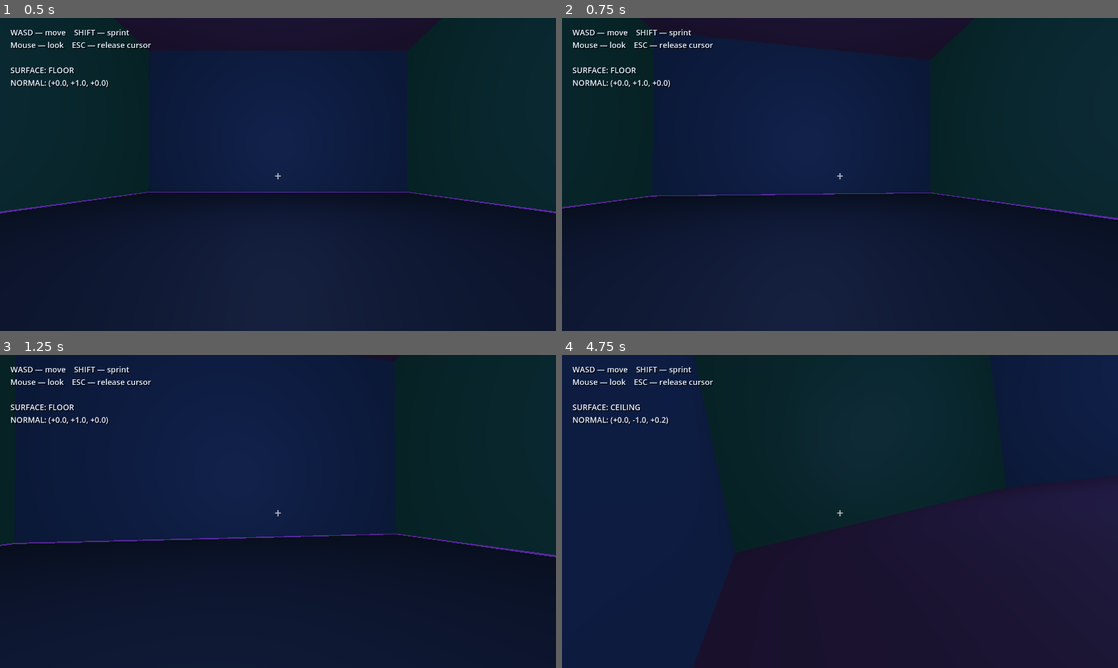
Above: before the commit, frames 1-4 (two rows, left to right).
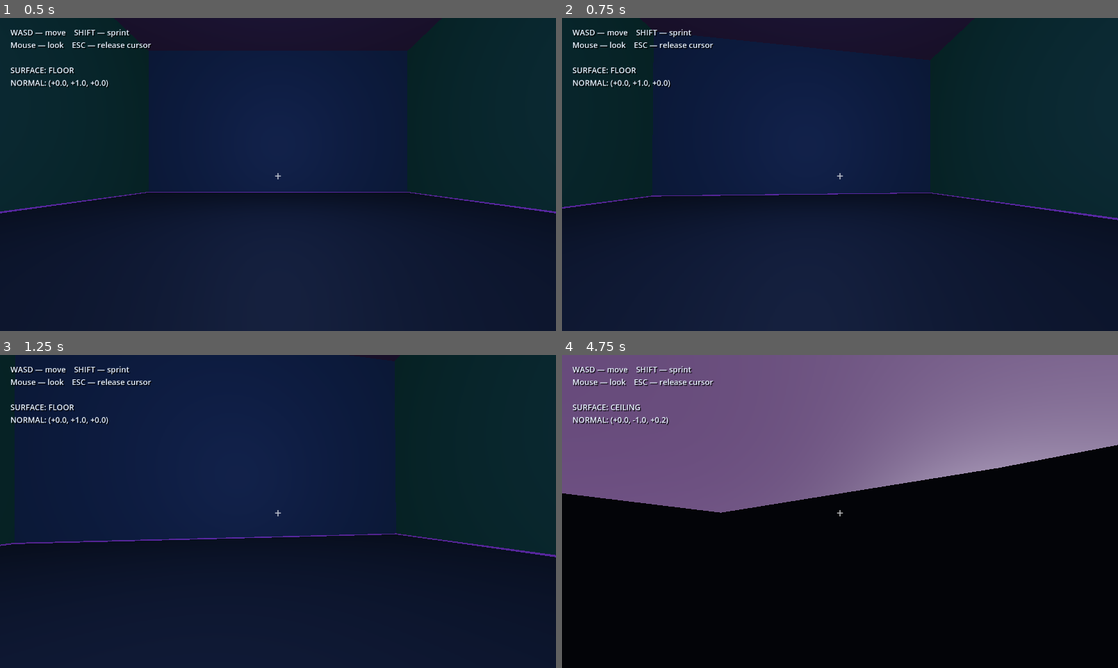
Above: after the commit, the same moments.

Repository: VovaShkrobtak/GD-TEST
Game: Godot game, scene res://scenes/main.tscn
Same seed, same stepped clock (60 frames per second), same inputs: the game is played once before the commit and once after it.
Inputs (mouse positions are in pixels of both pictures, inside the frame that each line leads up to):
- Up to frame 1 (0.5 s): no input
- Up to frame 2 (0.75 s): tap Enter at 0.5 s; move the mouse to (867, 174) at 0.52 s; hold W from 0.53 s (still down); hold Shift from 0.53 s (still down)
- Up to frame 3 (1.25 s): keep holding W; keep holding Shift
- Up to frame 4 (4.75 s): keep holding W; move the mouse to (812, 511) at 1.27 s; release Shift at 1.28 s; tap Shift at 1.35, 2.85, 4.35 s; move the mouse to (851, 505) at 2.02 s; hold Shift 2.03-2.78 s; move the mouse to (834, 517) at 2.77 s; move the mouse to (878, 514) at 3.52 s; hold Shift 3.53-4.28 s; move the mouse to (795, 508) at 4.27 s

Frame 1 is identical in both runs. In frame 2, less than 0.1% of the frame differs, in the area x 0-100%, y 55-65%; in frame 3, less than 0.1%; in frame 4, 100%, in the area x 0-100%, y 0-100%.

Commit message:
Prevent first-person camera clipping through corner walls

Diff:
--- a/scripts/player.gd
+++ b/scripts/player.gd
@@ -25,6 +25,8 @@
 @export var reorientation_speed: float = 8.0
 @export_range(0.0, 1.0, 0.01) var surface_change_dot: float = 0.86
 @export var surface_contact_snap: float = 0.28
+@export var camera_collision_padding: float = 0.06
+@export var camera_collision_radius: float = 0.10
 
 @export_category("Look")
 @export var mouse_sensitivity: float = 0.0023
@@ -42,12 +44,14 @@
 @onready var view_pivot: Node3D = $ViewPivot
 @onready var camera: Camera3D = $ViewPivot/Camera3D
 
-const CAMERA_REST_POSITION := Vector3(0.0, 1.5, 0.0)
+const CAMERA_HEAD_HEIGHT := 1.5
+const CAMERA_REST_POSITION := Vector3(0.0, 0.0, 0.0)
 
 var bob_phase: float = 0.0
 var bob_amount: float = 0.0
 var bob_position_offset := Vector3.ZERO
 var bob_roll: float = 0.0
+var _camera_position := Vector3.ZERO
 
 
 var surface_up: Vector3 = Vector3.UP
@@ -81,6 +85,8 @@
 
     Input.set_mouse_mode(Input.MOUSE_MODE_CAPTURED)
     view_pivot.rotation.x = pitch
+    view_pivot.position = surface_up * CAMERA_HEAD_HEIGHT
+    _camera_position = Vector3.ZERO
 
 
 func _input(event: InputEvent) -> void:
@@ -210,7 +216,56 @@
         apply_floor_snap()
 
     _update_head_bob(delta, planar_speed, is_on_floor())
+    _update_camera_collision()
     _update_surface_name()
+
+
+func _update_camera_collision() -> void:
+    # The camera should sit at the player's head, but never cross a solid
+    # surface. This matters especially at 90-degree corners where the capsule
+    # may remain valid while the camera's offset would place its origin behind
+    # a wall.
+    view_pivot.position = surface_up * CAMERA_HEAD_HEIGHT
+
+    var desired_local := bob_position_offset
+    var desired_world := view_pivot.global_transform * desired_local
+    var anchor_world := view_pivot.global_position
+
+    var query := PhysicsRayQueryParameters3D.create(
+        anchor_world,
+        desired_world
+    )
+    query.collision_mask = 1
+    query.collide_with_bodies = true
+    query.collide_with_areas = false
+    query.exclude = [self]
+
+    var hit := get_world_3d().direct_space_state.intersect_ray(query)
+
+    var safe_world := desired_world
+
+    if not hit.is_empty():
+        var hit_position: Vector3 = hit.position
+        var direction := desired_world - anchor_world
+
+        if direction.length_squared() > 0.000001:
+            var length := direction.length()
+            var safe_distance := maxf(
+                0.0,
+                hit_position.distance_to(anchor_world) - camera_collision_padding
+            )
+            safe_distance = minf(safe_distance, length)
+            safe_world = anchor_world + direction.normalized() * safe_distance
+
+    # Camera3D is at local origin of the pivot; convert the collision-safe
+    # world point back into pivot space and apply only the head-bob offset.
+    var safe_local := view_pivot.global_transform.affine_inverse() * safe_world
+    _camera_position = _camera_position.lerp(
+        safe_local,
+        0.65
+    )
+
+    camera.position = _camera_position
 
 
 func _find_transition_normal(approach_velocity: Vector3) -> Vector3:
@@ -355,7 +410,8 @@
                 1.0 - exp(-bob_smoothing * delta)
             )
 
-    camera.position = CAMERA_REST_POSITION + bob_position_offset
+    # Position is finalized by _update_camera_collision() after all movement
+    # and surface orientation changes for the frame.
     camera.rotation.z = bob_roll
 
 
